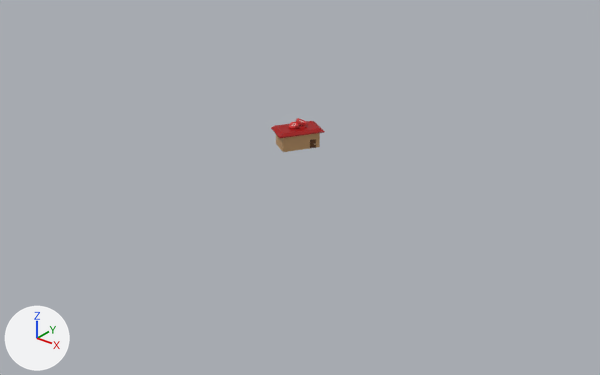
Two versions of the Blender file CST 322 Enviornment Modeling/CuttingUpChaos/buildingBits/cutUp-Town-shop.blend, one commit apart.
Camera for both pictures: a camera (50 mm lens) standing at (98.7, -119.8, 62.6) and looking at (10.7, -9.8, -5.6). Every picture has the same lights, and +X, +Y and +Z are marked at lower left.

The older version as bpy lines, for what is in view:
```python
me_cube_002 = bpy.data.meshes.new('Cube.002')
me_cube_002.from_pydata(...)  # 20 vertices, 18 faces; spans x -1.0..1.0, y -1.0..1.0, z -18.2..1.7
me_cube_002.materials.append(mat_shop)  # picture img_shopuv_png
ob_shop = bpy.data.objects.new('Shop', me_cube_002)
ob_shop.location = (6.7, -5.4, 3.9)
ob_shop.rotation_euler = (0.0, 0.0, -0.559)  # degrees (0, 0, -32)
ob_shop.scale = (2.66, 4.47, 0.19)
```
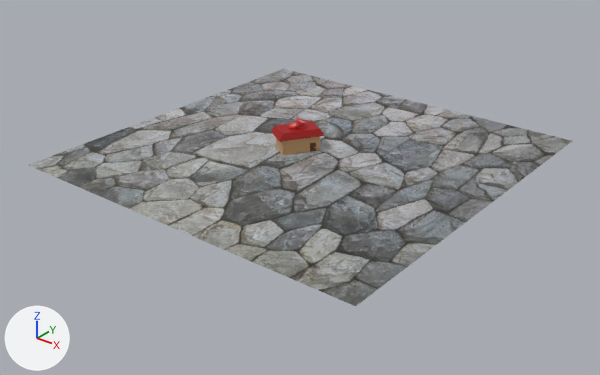
The newer file is also turned or shifted as a whole; pictures and numbers use the older file's frame.

Pixel boxes (x1, y1, x2, y2) of what changed, in the pictures (600 x 375 px; the box of a moved part takes in the faces that stretch with it):
'Plane', added: after (28, 69, 572, 306)
'Shop', reshaped (9% taller): before (271, 121, 325, 152); after (271, 121, 325, 155)
part 1 of me_cube_002, moved or reshaped: before (271, 121, 325, 152); after (271, 125, 325, 155)

The change in detail:
Picture 'cobblestoneTexture.jpg' (img_cobblestonetexture_jpg) is new.
Material 'Cobblestone' (mat_cobblestone) is new.
Its texture is img_cobblestonetexture_jpg.
me_cube_002 has 20 vertices, 18 faces and spans x -1.0..1.0, y -1.0..1.0, z -18.2..1.7.
me_cube_002 is used by ob_shop; location (6.7, -5.4, 3.9); rotation (0.0, 0.0, -0.559), in degrees (0, 0, -32); scale (2.66, 4.47, 0.19).
me_cube_002 part 1: all 16 vertices in x -1.0..1.0, y -1.0..1.0, z -18.2..-1.0 are moved by (0.0, 0.0, -3.5).
Mesh me_plane is new.
It has 4 vertices, 1 face and spans x -1.0..1.0, y -1.0..1.0, z 0.0.
It uses material mat_cobblestone (picture img_cobblestonetexture_jpg).
Object 'Plane' (ob_plane) is new; it shows me_plane.
Its location is (9.5, -5.6, -0.1).
Its scale is (36.7, 36.7, 36.7).
